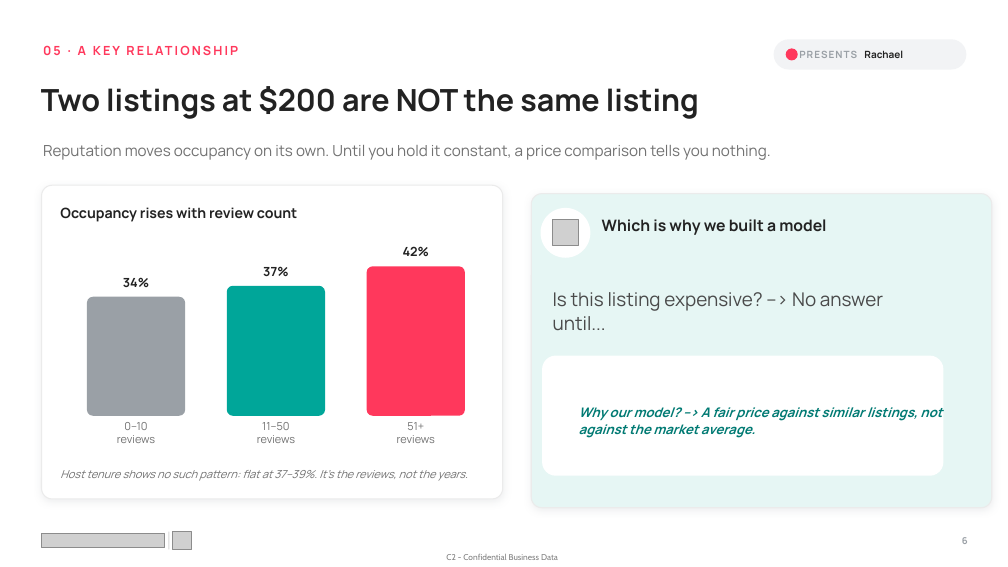
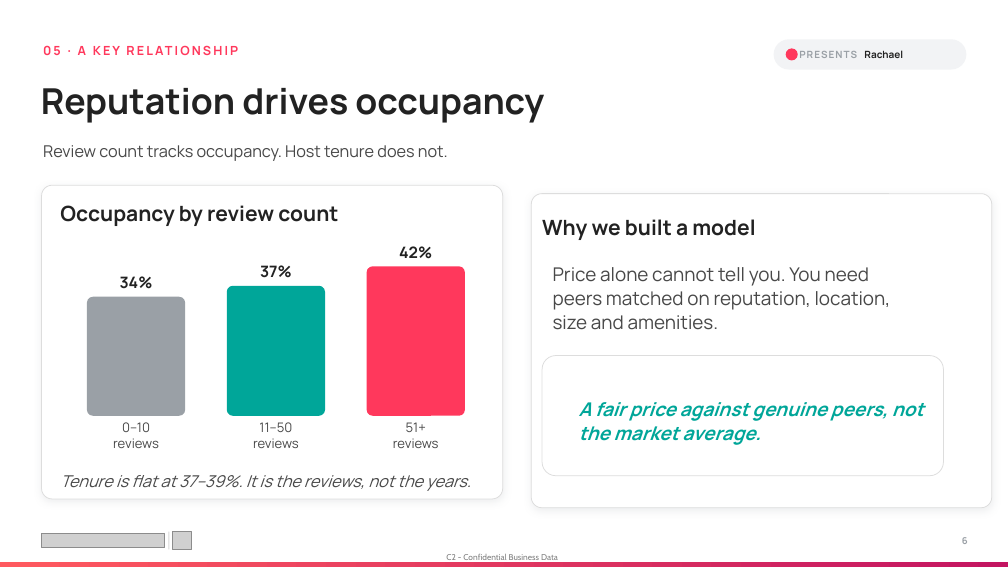
Before and after one commit to mkdn007/Cornell-Airbnb-Capstone, a slide deck: slide 6 of Airbnb Pricing Deck.pptx. Drawn at 1008x567 pixels with LibreOffice and Linux fonts; fonts in the diff are those of the drawing; grey boxes stand for pictures. Boxes give left, top, right and bottom in pixels: in the first picture for what was removed or moved away, otherwise in the second. Text is boxed around its words. In the diff, an @@ line names an element or a change of style, - is before the commit and + after.

```diff
--- a/Airbnb Pricing Deck.pptx
+++ b/Airbnb Pricing Deck.pptx
@@ text at (41,88,544,123): text changed; size 29 to 34 pt @@
-Two listings at $200 are NOT the same listing
+Reputation drives occupancy
@@ text at (43,145,448,161): text changed; size 14.5 to 15.5 pt; text colour #717171 to #484848 @@
-Reputation moves occupancy on its own. Until you hold it constant, a price comparison tells you nothing.
+Review count tracks occupancy. Host tenure does not.
@@ rounded rectangle at (42,185,503,499): outline #EBEBEB 1 pt to #DDDDDD 0.75 pt @@
@@ text at (60,205,338,226): text changed; size 13.5 to 20 pt @@
-Occupancy rises with review count
+Occupancy by review count
@@ rounded rectangle at (532,194,992,507): fill #E6F6F4 to #FFFFFF; outline #EBEBEB 1 pt to #DDDDDD 0.75 pt @@
@@ ellipse removed at (541,208,591,258) @@
@@ text at (542,219,755,240): text changed; size 15 to 20 pt @@
-Which is why we built a model
+Why we built a model
@@ picture removed at (553,220,578,246) @@
@@ size 12 to 15 pt in 3 elements at (120,276,153,289), (260,265,292,278), (399,246,432,259) @@
@@ text at (553,267,891,330): text changed; text colour #4A4A4A to #484848 @@
-Is this listing expensive? --> No answer until...
+Price alone cannot tell you. You need peers matched on reputation, location, size and amenities.
@@ rounded rectangle at (542,355,944,476): outline none to #DDDDDD 0.75 pt @@
@@ text at (579,402,924,445): text changed; size 12.5 to 18 pt; text colour #007A73 to #00A699 @@
-Why our model? --> A fair price against similar listings, not against the market average.
+A fair price against genuine peers, not the market average.
@@ size 10.5 to 12.5 pt, text colour #717171 to #484848 in 3 elements at (113,422,159,448), (253,422,299,448), (393,422,439,448) @@
@@ text at (60,475,471,491): text changed; size 10.5 to 15.5 pt; text colour #717171 to #484848 @@
-Host tenure shows no such pattern: flat at 37–39%. It’s the reviews, not the years.
+Tenure is flat at 37–39%. It is the reviews, not the years.
@@ rectangle added at (0,562,1008,567), fill gradient #FF595F to #C31561 @@
```
Also in this commit, not shown: 19 other slides changed, 2 slides added.
